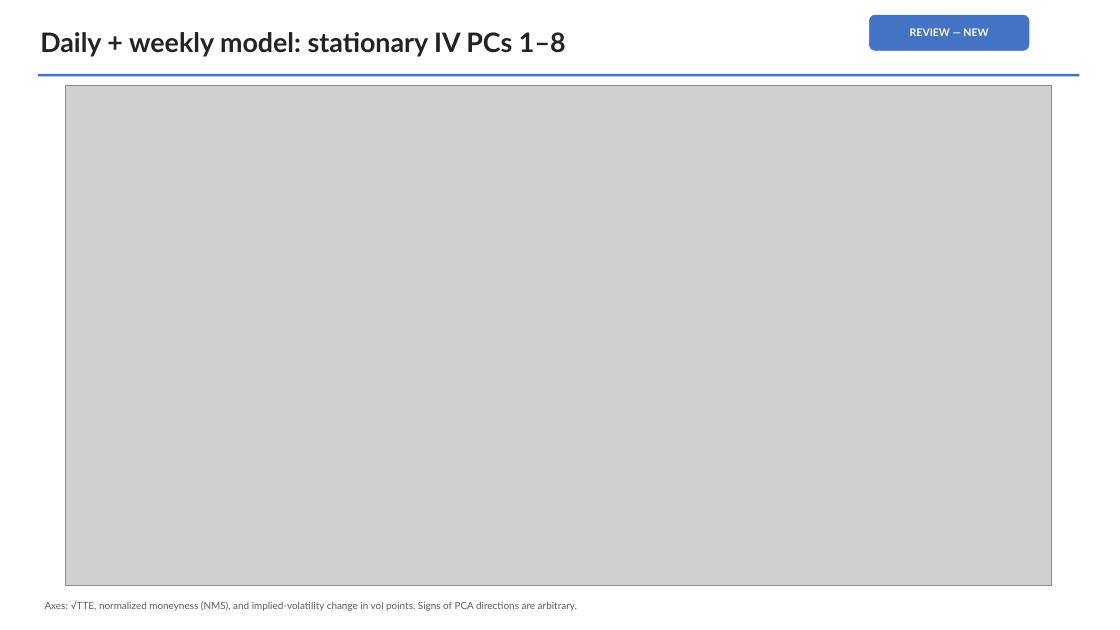
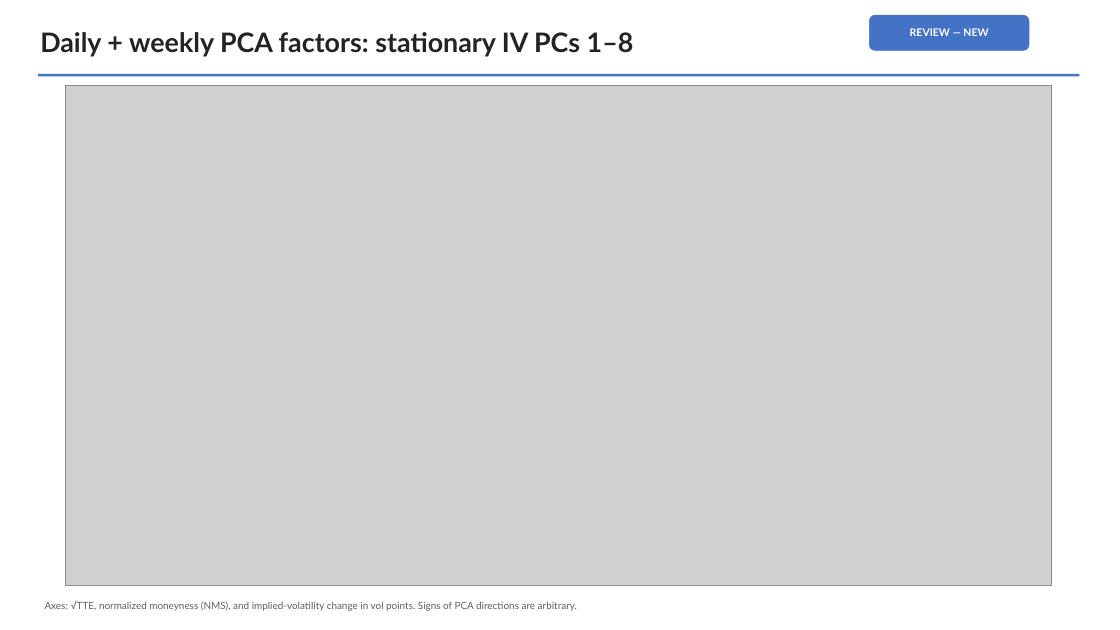
Before and after one commit to hansbuehler/quant_data, a slide deck: slide 33 of paper/2026 09 02 SANOS ICCF.pptx (slide 37 before the commit). Drawn at 1120x630 pixels with LibreOffice and Linux fonts; fonts in the diff are those of the drawing; grey boxes stand for pictures; background and template pictures are left out. Boxes give left, top, right and bottom in pixels: in the first picture for what was removed or moved away, otherwise in the second. Text is boxed around its words. In the diff, an @@ line names an element or a change of style, - is before the commit and + after.

```diff
--- a/paper/2026 09 02 SANOS ICCF.pptx
+++ b/paper/2026 09 02 SANOS ICCF.pptx
@@ text at <box>40,32,634,57</box>: text changed @@
-Daily + weekly model: stationary IV PCs 1–8
+Daily + weekly PCA factors: stationary IV PCs 1–8
```
Also in this commit, not shown: 1 other slide changed, 3 other files.
